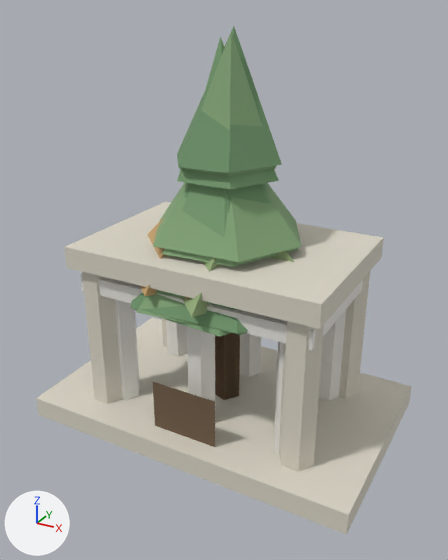
Renders of the glTF model public/assets/3d/props/forest-pine-1.glb from each side of a commit.
One viewpoint serves both versions: a camera (50 mm lens) standing at (0.628, -1.157, 0.934) and looking at (0.01, -0.034, 0.372). Arrows for +X, +Y and +Z are at lower left; the lights stay in place. The older version comes first. Vertices at exactly the same position are counted once.

In view in the first picture: 'forest-deciduous-0', 'forest-deciduous-1', 'forest-pine-0', 'forest-pine-1', 'forest-pine-2', 'wonder-bibliotheca-0', 'wonder-institutum-0'.
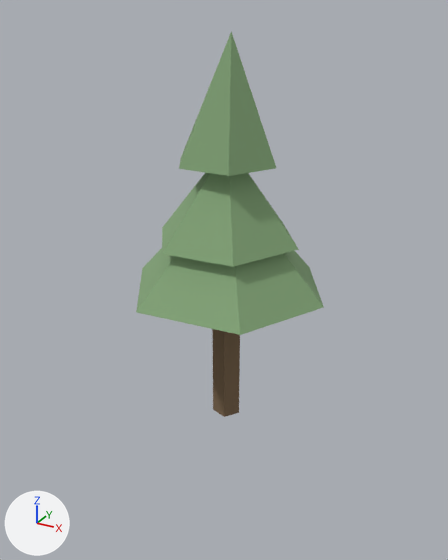
Location of each change, [x1, y1, x2, y2] in pixels of the pictures (448 x 560 px):
'wonder-bibliotheca-0', deleted: before [36, 202, 412, 534]
    faces in mat_wb_stone (pale yellow #ddd7c8): [36, 202, 412, 534]
    faces in mat_wb_door (brown #61503f): [153, 382, 215, 447]
'forest-pine-1', reshaped: before [136, 32, 301, 399]; after [136, 32, 324, 417]
'wonder-institutum-0', deleted: before [80, 274, 363, 453]
'forest-pine-2', deleted: before [130, 26, 282, 400]
    faces in mat_fp_can_2 (green #6c9069): [130, 26, 282, 334]
    faces in mat_fp_trunk_2 (brown #7c654b): [215, 333, 240, 400]
'forest-pine-0', deleted (mostly hidden): before [133, 36, 279, 399]
    faces in mat_fp_can_0 (green #76996f): [133, 36, 279, 336]
    faces in mat_fp_trunk_0 (brown #7c654b): [215, 335, 240, 399]
'forest-deciduous-0', deleted (mostly hidden): before [182, 251, 294, 397]
    faces in mat_fd_can_0 (green #95ad7c): [182, 251, 294, 317]
'forest-deciduous-1', deleted (mostly hidden): before [141, 218, 240, 397]
    faces in mat_fd_can_1 (brown #c4a06c): [141, 218, 203, 301]
part 1 of me_forest_pine_1, deleted (green): before [153, 183, 301, 262]
part 2 of me_forest_pine_1, deleted: before [215, 334, 240, 399]

What the commit changed:
me_forest_pine_1 is used by ob_forest_pine_1; location (0.0, 0.0, 0.0).
me_forest_pine_1 had 58 vertices, 61 faces and spanned x -0.236..0.236, y -0.212..0.213, z 0.0..0.892.
me_forest_pine_1 now has 32 vertices, 33 faces and spans x -0.236..0.236, y -0.212..0.213, z 0.0..0.892.
me_forest_pine_1 part 1: the loose piece of 7 vertices spanning x -0.181..0.181, y -0.154..0.149, z 0.474..0.711 is deleted.
Part 2, on me_forest_pine_1:
5 vertices are removed from x -0.028..0.035, y -0.033..0.033, z 0.343.
10 faces are deleted.
Other edits to the shape of me_forest_pine_1 do not show in these pictures.
Object 'forest-pine-0' (ob_forest_pine_0) is deleted.
Object 'forest-pine-2' (ob_forest_pine_2) is deleted.
Object 'forest-deciduous-0' (ob_forest_deciduous_0) is deleted.
Object 'forest-deciduous-1' (ob_forest_deciduous_1) is deleted.
Object 'wonder-bibliotheca-0' (ob_wonder_bibliotheca_0) is deleted.
Object 'wonder-institutum-0' (ob_wonder_institutum_0) is deleted.
